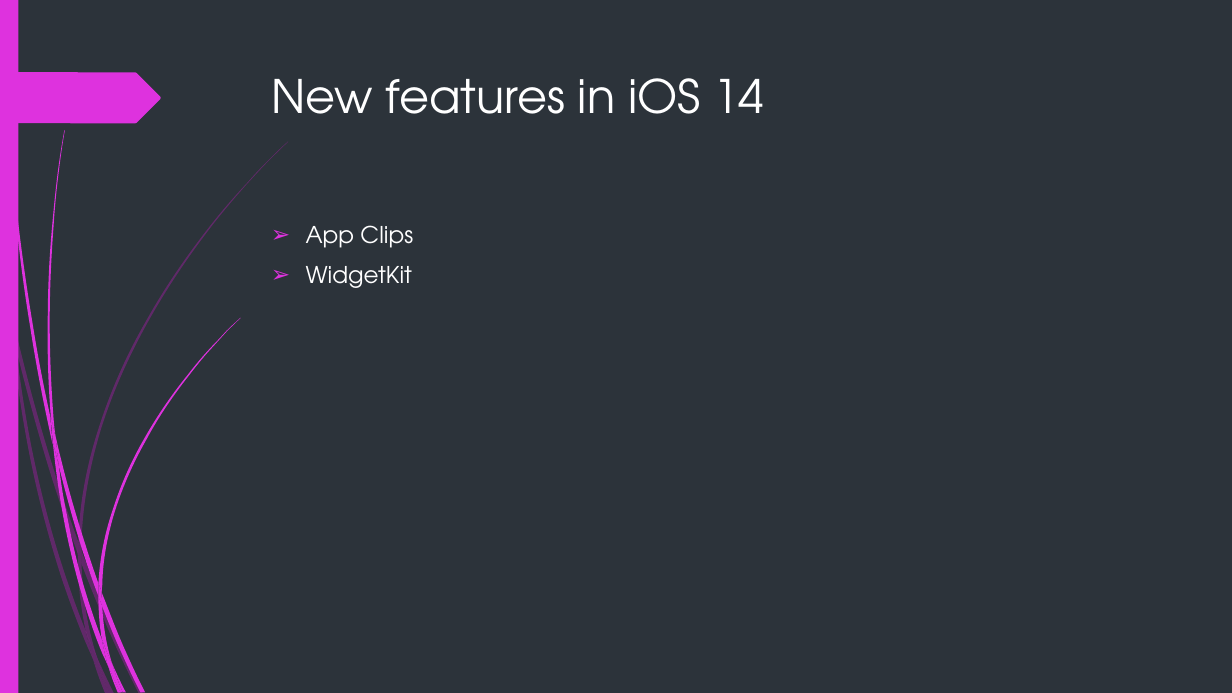
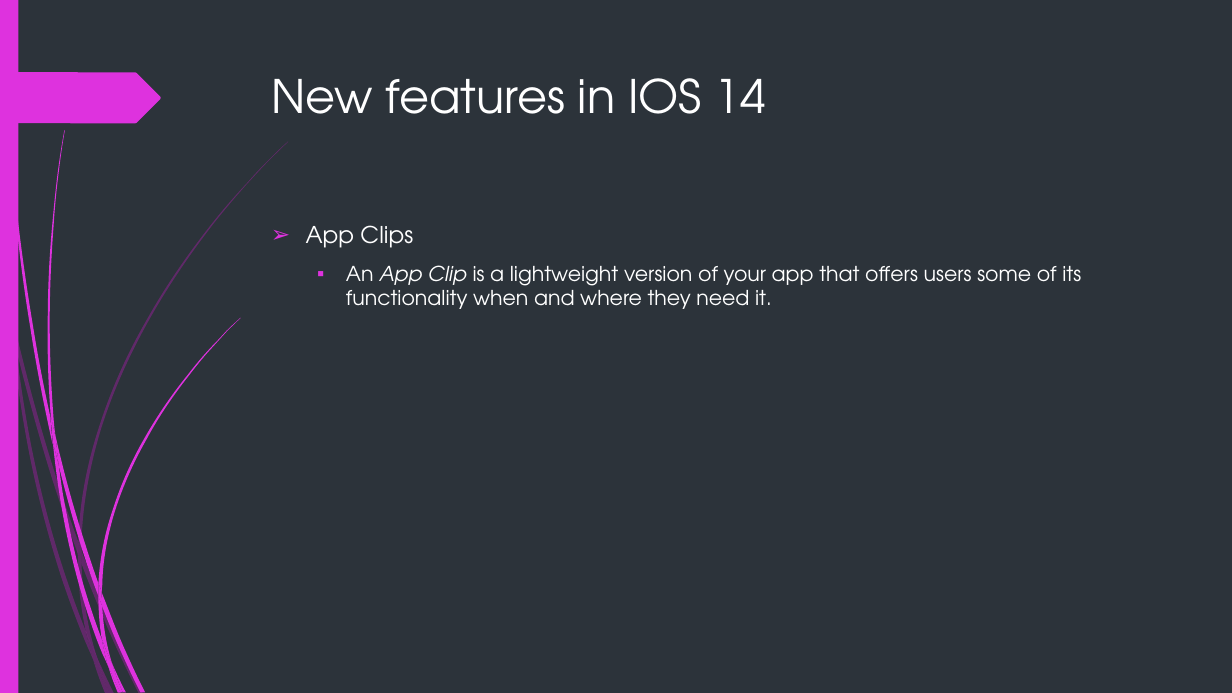
Before and after one commit to duy1998/ios-seminar, a slide deck: slide 10 of ios.pptx (slide 7 before the commit). Drawn at 1232x693 pixels with LibreOffice and Linux fonts; fonts in the diff are those of the drawing. Boxes give left, top, right and bottom in pixels: in the first picture for what was removed or moved away, otherwise in the second. Text is boxed around its words. In the diff, an @@ line names an element or a change of style, - is before the commit and + after.

```diff
--- a/ios.pptx
+++ b/ios.pptx
@@ title at <box>271,78,765,114</box>: text changed @@
-New features in iOS 14
+New features in IOS 14
@@ text at <box>346,265,1081,309</box>: text changed; size 18 to 16 pt @@
-➢ WidgetKit
+  ▪ An App Clip is a lightweight version of your app that offers users some of its functionality when and where they need it.
```
Also in this commit, not shown: 1 other slide changed, 3 slides added.
